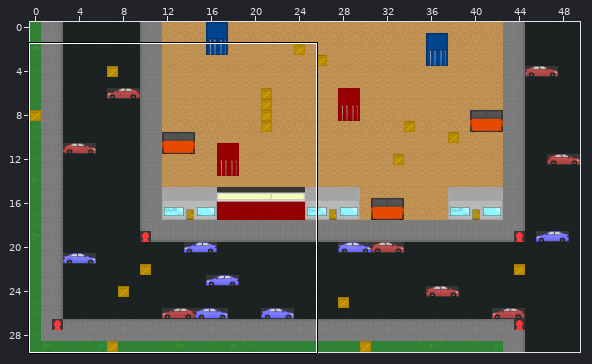
Tiled map -- data/map/lvl1.tmx. The first picture is a wide view before the edit; the outline marks the close-up.
Close-up. Earlier state:
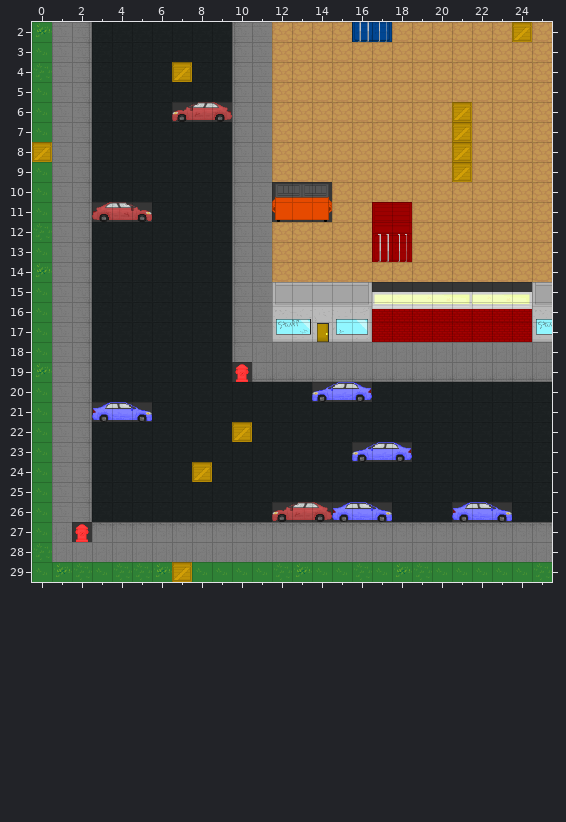
Cells are 32x32 px. Shown: x 0..25, y 2..29. The commit also changed other parts of the map, which this record leaves out.
After:
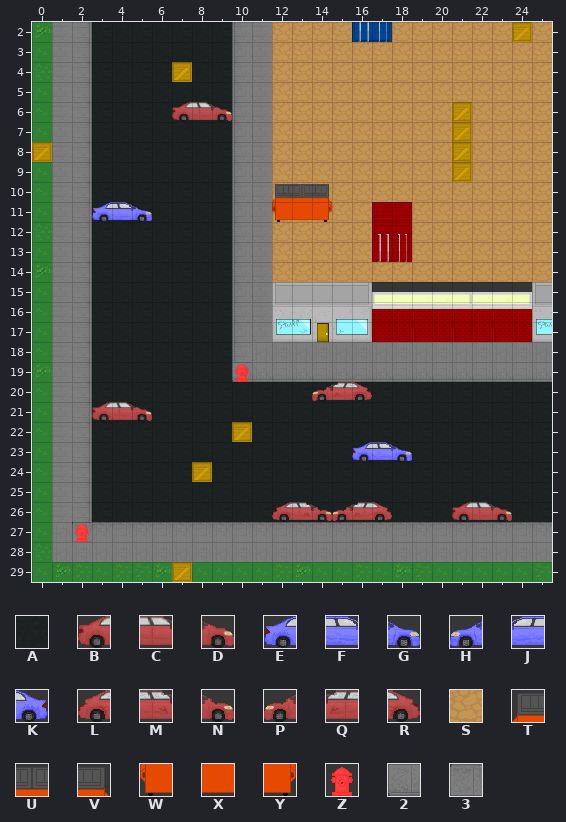
Key: from "asphault": A 0; from "car1": B 0, C 1, D 2; from "car2": E 0, F 1, G 2; from "car2_flip": H 0, J 1, K 2; from "car_beat_up": L 0, M 1, N 2; from "car_beat_up_flip": P 0, Q 1, R 2; from "dirt": S 0; from "dumpster1": T 0, U 1, V 2, W 3, X 4, Y 5; from "hydrant": Z 0; from "sidewalk_corner_bottom_left": 2 0; from "sidewalk_corner_top_left": 3 0.
_ is an empty cell.
Tiles replaced or removed in this view: E, F, G, H, J, K, L, M, N, P, Q, R, T, U, V, W, X, Y, Z.
Tiles of an added or newly shown layer are drawn over the layers below it.
Edits made:
Changed rows in their new state; . is an unchanged cell.
Layer "Tile Layer 1":
first column x 7:
 6 AAA
first column x 3:
10 .........SSS
11 AAA......SSS
first column x 2:
19 ........2.............
20 ............AAA.......
21 .AAA..................
23 ..............AAA.....
26 ..........AAAAAA...AAA
27 3.....................
Layer "Tile Layer 2" (added):
first column x 7:
 6 BCD
first column x 3:
10 .........TUV
11 EFG......WXY
first column x 2:
19 ........Z.............
20 ............PQR.......
21 .BCD..................
23 ..............EFG.....
26 ..........LMNPQR...BCD
27 Z.....................
